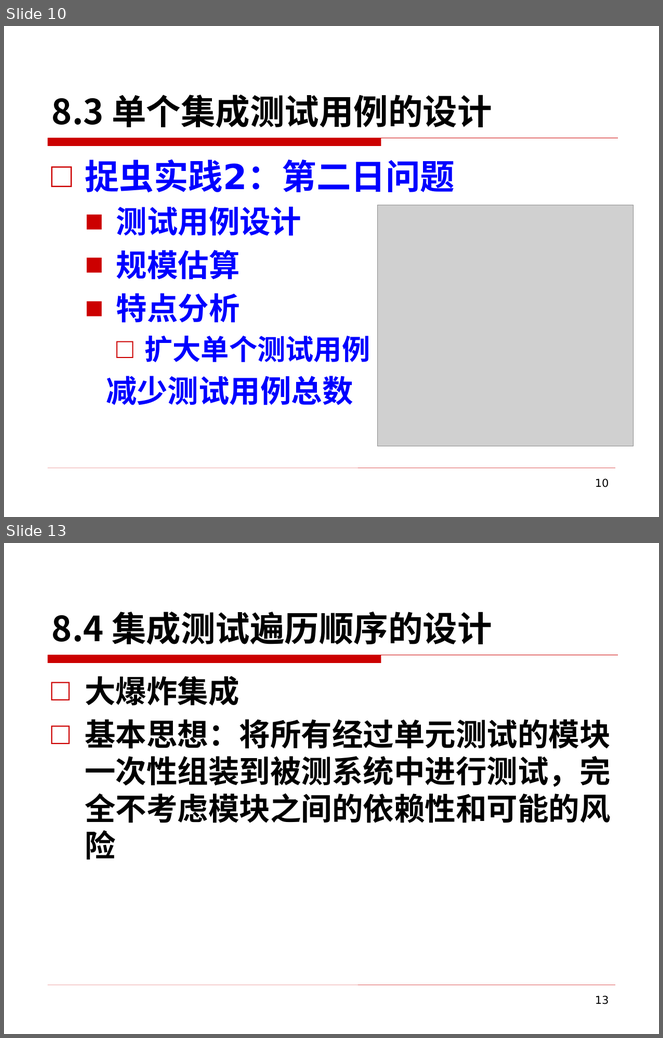
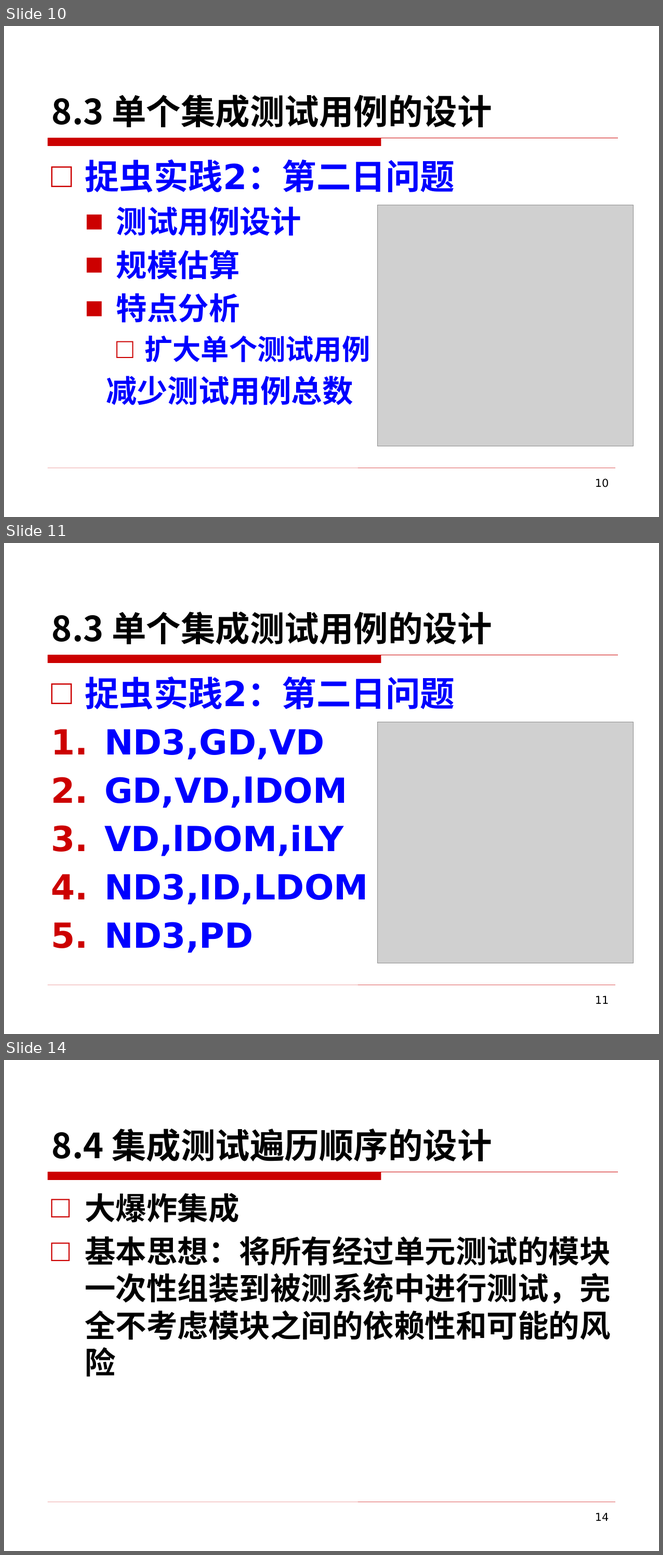
Before and after one commit to edu2act/course-foundation-software-tesing, a slide deck: PPT/第三部分 软件测试应用/8 集成测试.pptx. Shown one above the other, each under a label of ours: slides 10 and 13 before the commit, slides 10, 11 and 14 after it; the slides between them are not shown. The pictures are 663x1038 and 663x1555 pixels, drawn with LibreOffice and Linux fonts; fonts in the diff are those of the drawing; grey boxes stand for pictures; background and template pictures are left out. Boxes give left, top, right and bottom in pixels: in the first picture for what was removed or moved away, otherwise in the second. Text is boxed around its words. In the diff, an @@ line names an element or a change of style, - is before the commit and + after.

Commit message:
单元测试

```diff
--- a/PPT/第三部分 软件测试应用/8 集成测试.pptx
+++ b/PPT/第三部分 软件测试应用/8 集成测试.pptx
@@ slide 11 added at (x1=4, y1=543, x2=659, y2=1034), background picture (left out); not listed: 2 template elements that a slide beside it also shows @@
@@ title added at (x1=52, y1=612, x2=492, y2=645), 38 pt, text #000000, bold @@
+8.3 单个集成测试用例的设计
@@ text added at (x1=85, y1=677, x2=455, y2=953), 38 pt, text #0000FF, bold @@
+□ 捉虫实践2：第二日问题
+1. ND3,GD,VD
+2. GD,VD,lDOM
+3. VD,lDOM,iLY
+4. ND3,ID,LDOM
+5. ND3,PD
@@ picture added at (x1=377, y1=722, x2=634, y2=963) @@
@@ page number added at (x1=595, y1=996, x2=609, y2=1004), 12 pt, text #000000 @@
+11
@@ what was slide 13 is now slide 14 @@
@@ page number at (x1=595, y1=1513, x2=609, y2=1521): text changed @@
-13
+14
```
Also in this commit, not shown: 5 slides changed, 1 other file.
